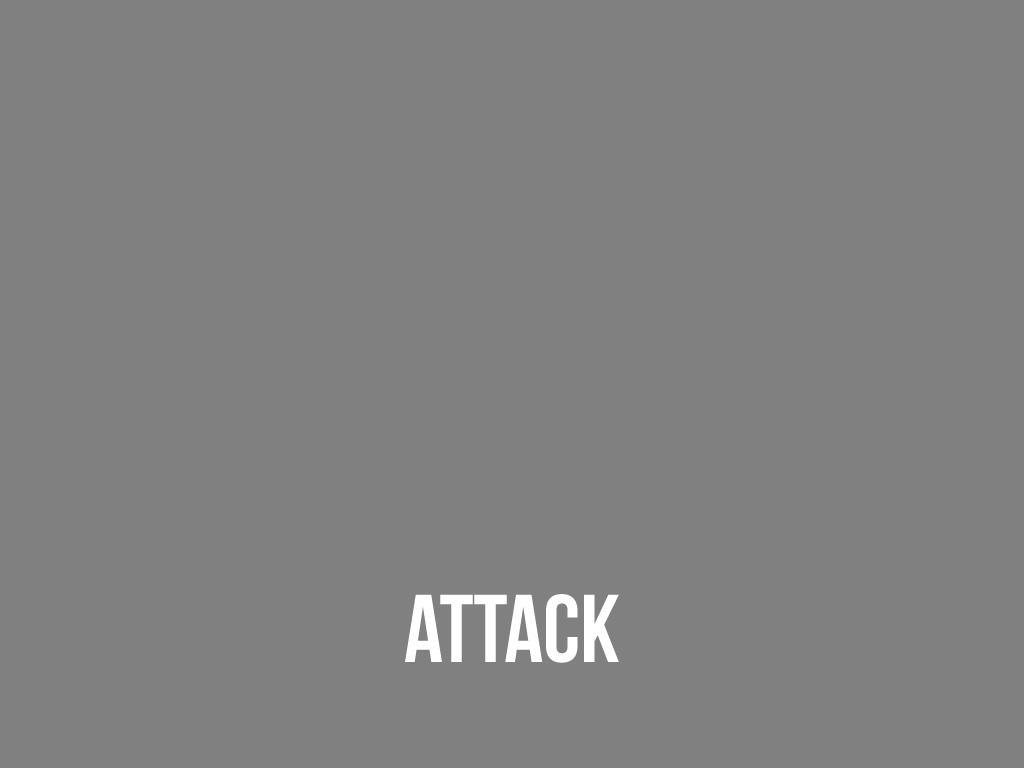
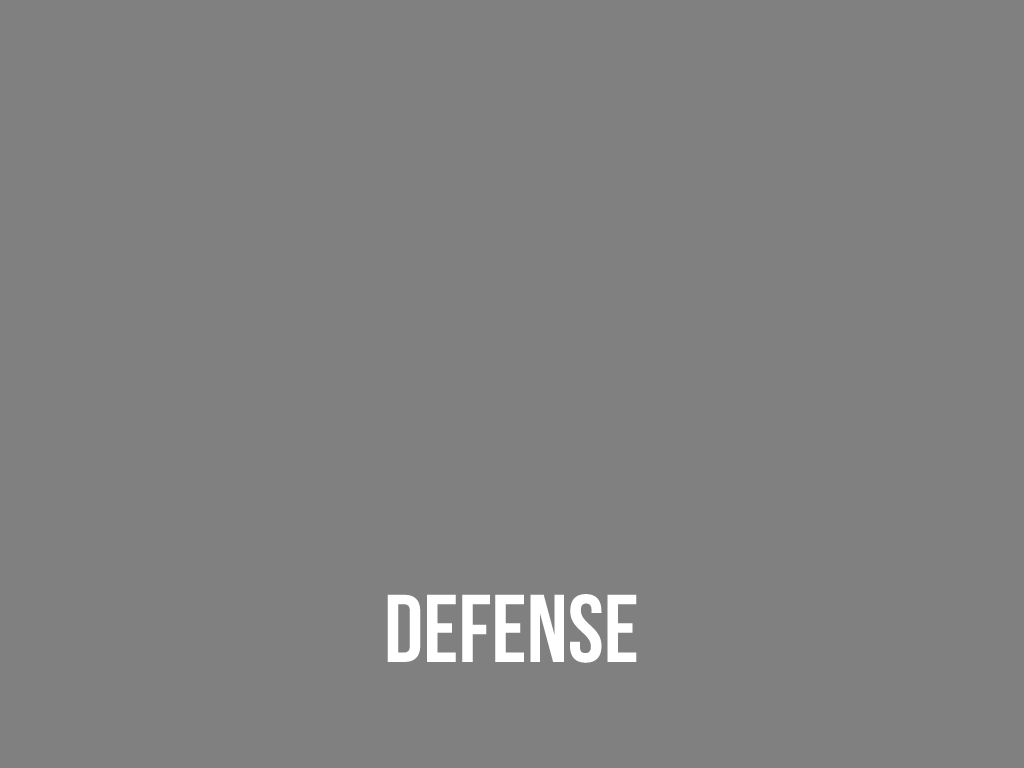
Layered file, before and after one edit (1024×768). Changes by layer:
hid "attack" over [405, 594, 619, 663]
added layer "defense" above "average" over [387, 594, 637, 663]
